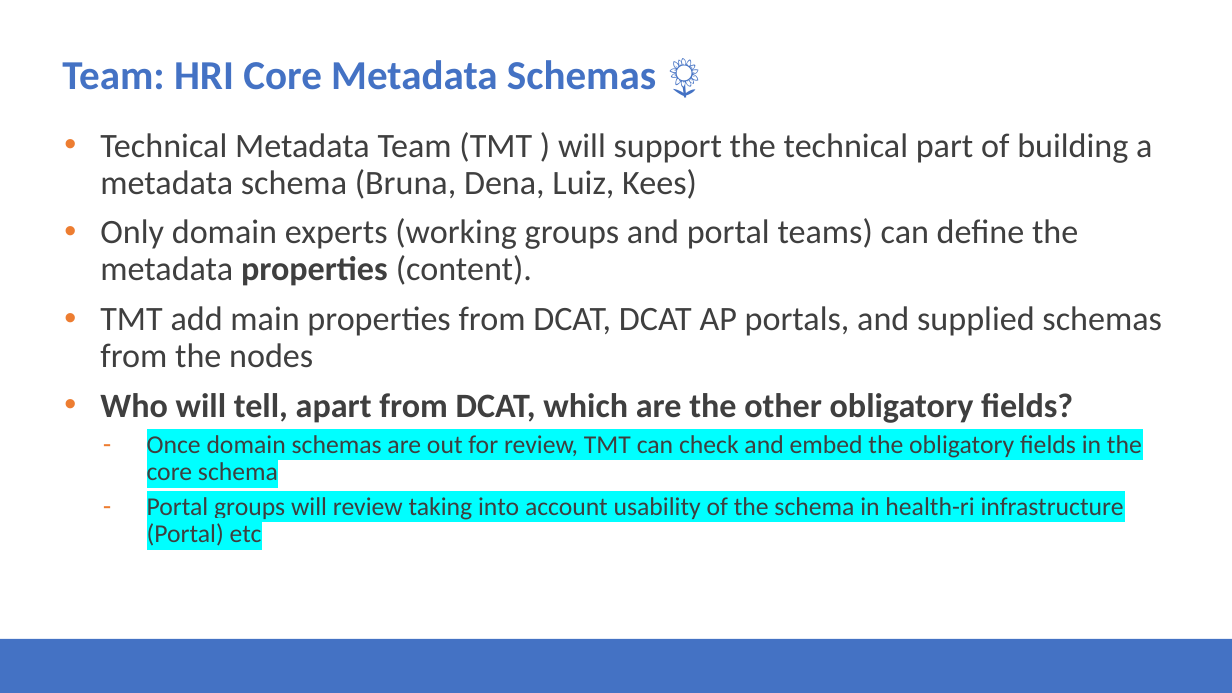
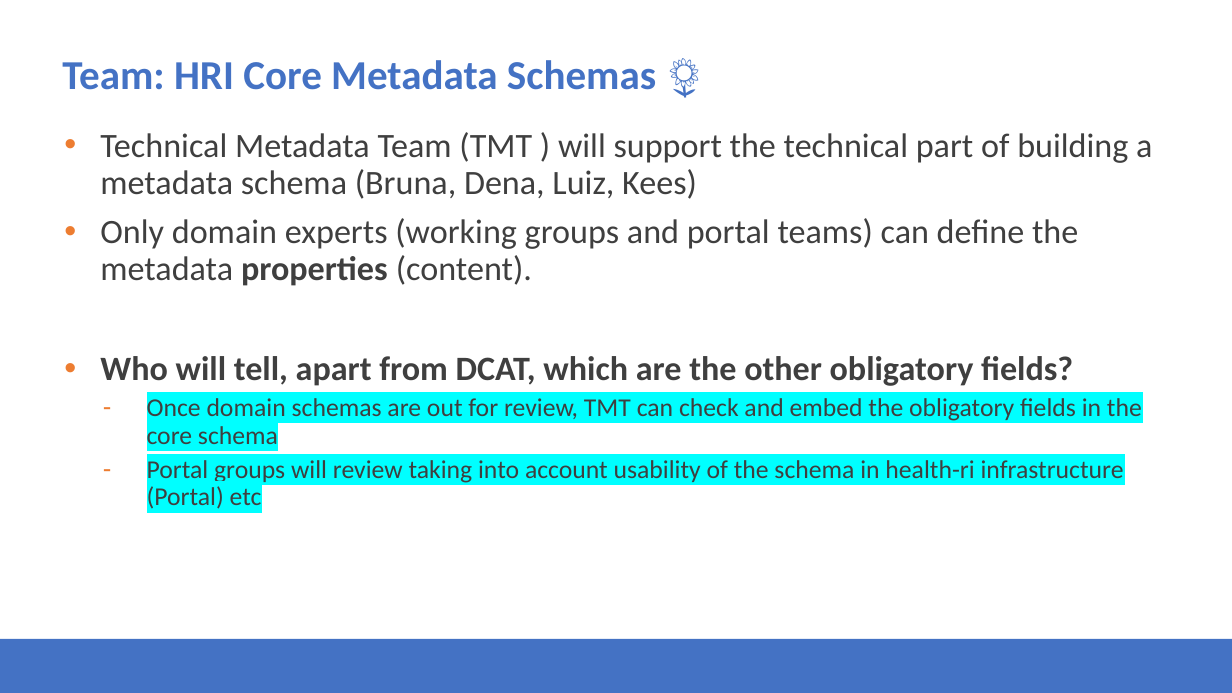
Before and after one commit to Health-RI/health-ri-metadata, a slide deck: slide 24 of Presentations/31082023HRI_Metadata_Schema_ImagingGroup_KickOff.pptx (slide 25 before the commit). Drawn at 1232x693 pixels with LibreOffice and Linux fonts; fonts in the diff are those of the drawing; background and template pictures are left out. Boxes give left, top, right and bottom in pixels: in the first picture for what was removed or moved away, otherwise in the second. Text is boxed around its words. In the diff, an @@ line names an element or a change of style, - is before the commit and + after.

```diff
--- a/Presentations/31082023HRI_Metadata_Schema_ImagingGroup_KickOff.pptx
+++ b/Presentations/31082023HRI_Metadata_Schema_ImagingGroup_KickOff.pptx
@@ text at (x1=100, y1=306, x2=1162, y2=368): paragraph removed @@
-• TMT add main properties from DCAT, DCAT AP portals, and supplied schemas from the nodes
```
Also in this commit, not shown: 16 other slides changed, 1 slide removed.
